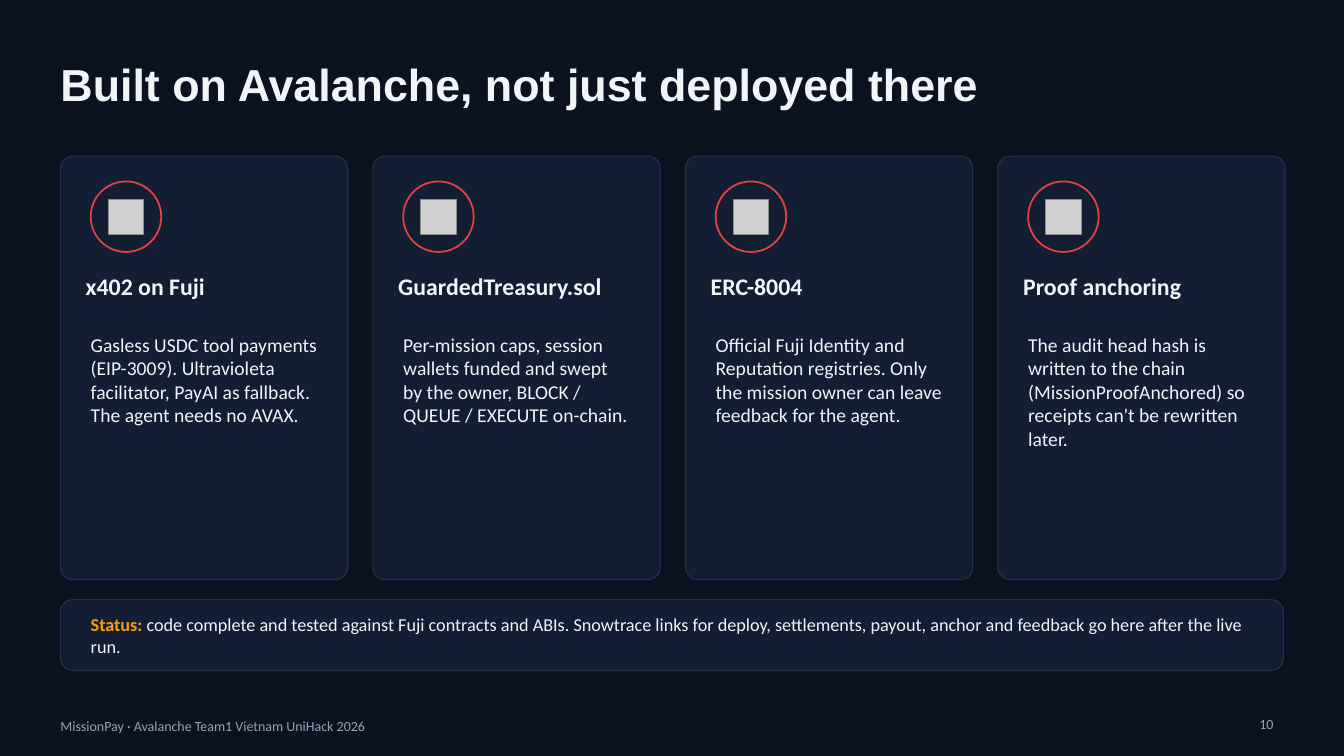
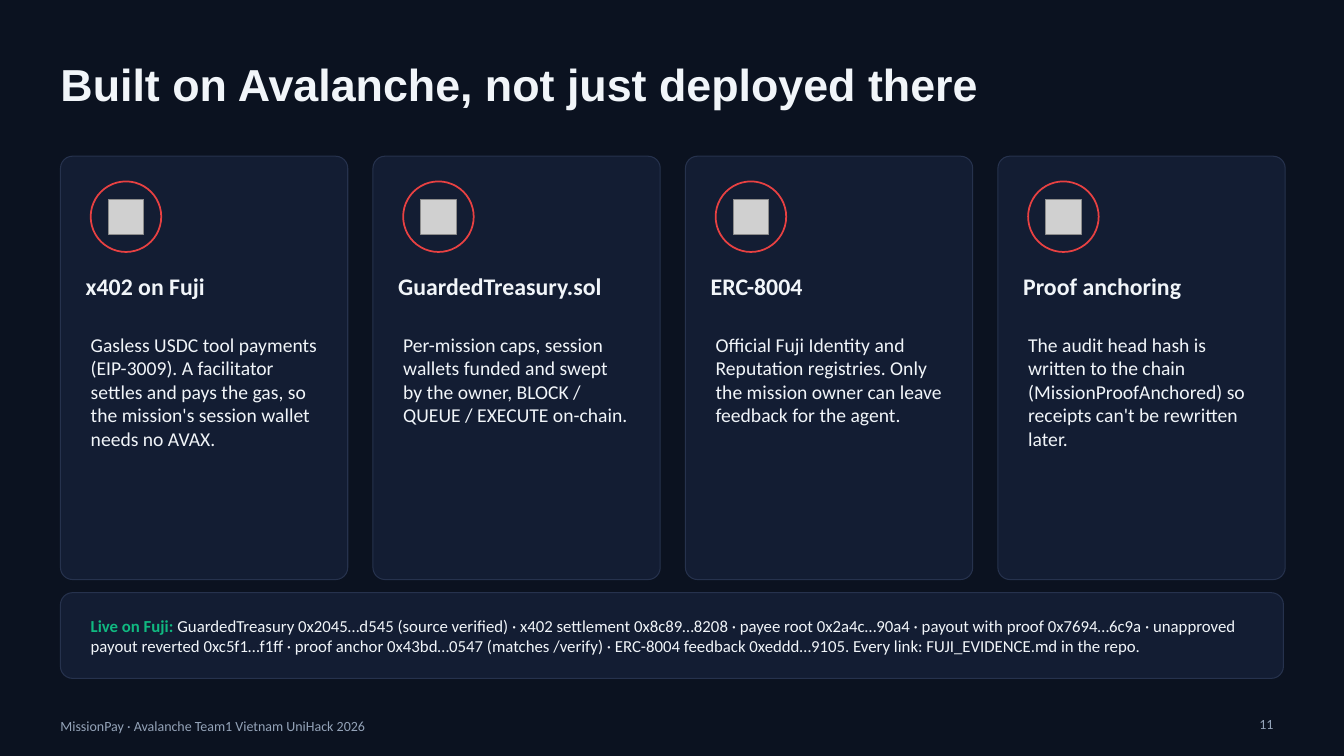
Before and after one commit to lenamkhanhh/UniHack, a slide deck: slide 11 of artifacts/submission-s1/MissionPay-pitch-deck-v2.pptx (slide 10 before the commit). Drawn at 1344x756 pixels with LibreOffice and Linux fonts; fonts in the diff are those of the drawing; grey boxes stand for pictures. Boxes give left, top, right and bottom in pixels: in the first picture for what was removed or moved away, otherwise in the second. Text is boxed around its words. In the diff, an @@ line names an element or a change of style, - is before the commit and + after.

```diff
--- a/artifacts/submission-s1/MissionPay-pitch-deck-v2.pptx
+++ b/artifacts/submission-s1/MissionPay-pitch-deck-v2.pptx
@@ text at (91, 338, 317, 446): text changed @@
-Gasless USDC tool payments (EIP-3009). Ultravioleta facilitator, PayAI as fallback. The agent needs no AVAX.
+Gasless USDC tool payments (EIP-3009). A facilitator settles and pays the gas, so the mission's session wallet needs no AVAX.
@@ rounded rectangle: place and size @@
-rounded rectangle at (60, 600, 1284, 670)
+rounded rectangle at (60, 593, 1284, 679)
@@ rounded rectangle at (60, 593, 1284, 679): proportions changed @@
@@ text at (91, 620, 1235, 655): text changed; size 13 to 12 pt @@
-Status: code complete and tested against Fuji contracts and ABIs. Snowtrace links for deploy, settlements, payout, anchor and feedback go here after the live run.
+Live on Fuji: GuardedTreasury 0x2045…d545 (source verified) · x402 settlement 0x8c89…8208 · payee root 0x2a4c…90a4 · payout with proof 0x7694…6c9a · unapproved payout reverted 0xc5f1…f1ff · proof anchor 0x43bd…0547 (matches /verify) · ERC-8004 feedback 0xeddd…9105. Every link: FUJI_EVIDENCE.md in the repo.
@@ page number at (1259, 720, 1273, 729): text changed @@
-10
+11
```
Also in this commit, not shown: 4 other slides changed, 1 slide added, 4 other files.
